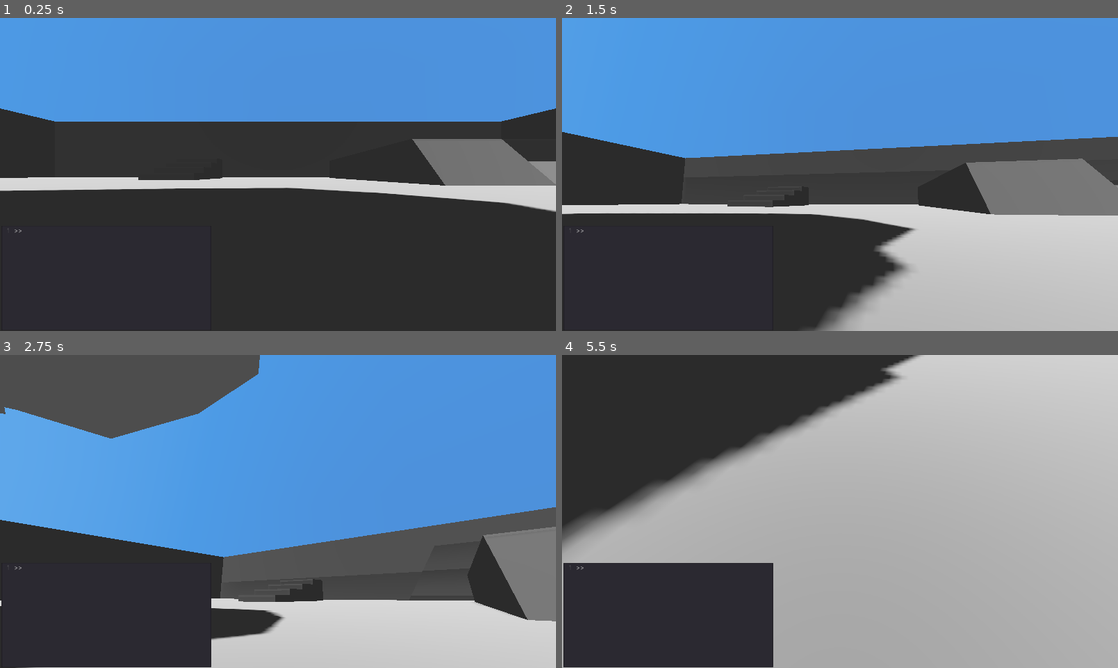
Above: before the commit, frames 1-4 (two rows, left to right).
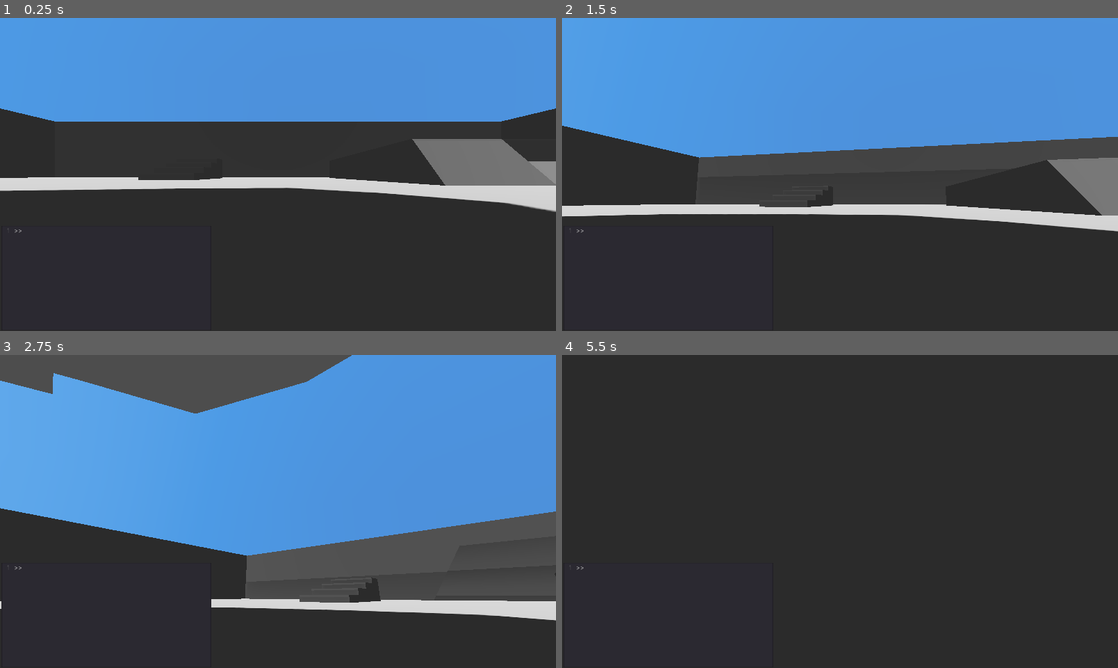
Above: after the commit, the same moments.

Repository: RudyFisher7/Terminal
Game: Godot game, scene res://Main.tscn
Same seed, same stepped clock (60 frames per second), same inputs: the game is played once before the commit and once after it.
Inputs (mouse positions are in pixels of both pictures, inside the frame that each line leads up to):
- Up to frame 1 (0.25 s): no input
- Up to frame 2 (1.5 s): move the mouse to (962, 158) at 0.52 s; hold D (move_right, bound only before the commit) 0.53-1.25 s; click (962, 158) at 0.67 s; drag from (728, 190) to (812, 237) at 1.27 s
- Up to frame 3 (2.75 s): move the mouse to (333, 442) at 2.02 s; hold D (move_right, bound only before the commit) from 2.03 s (still down)
- Up to frame 4 (5.5 s): release D (move_right, bound only before the commit) at 2.75 s; drag from (812, 574) to (673, 464) at 2.77 s; move the mouse to (1006, 558) at 3.52 s; hold A (move_left, bound only before the commit) 3.53-4.25 s; drag from (673, 464) to (756, 433) at 4.27 s; move the mouse to (867, 511) at 5.02 s; hold S (move_backward, bound only before the commit) from 5.03 s (still down); click (867, 511) at 5.17 s

The runs differ from the first frame. In frame 2, 20% of the frame differs, in the area x 0-100%, y 34-100%; in frame 3, 22%; in frame 4, 69%, in the area x 0-100%, y 0-100%.

Commit message:
Implemented the set time of day command. Modified DateTime to support AM PM flag. Implemented jumping and gravity. Discovered a but in the terminal.

Diff:
--- a/Cmd.gd
+++ b/Cmd.gd
@@ -7,12 +7,14 @@
 
 class_name Cmd
 
+
 enum ArgType {
 	NONE,
 	FLOAT,
 	INT,
 	STRING,
 }
+
 
 enum Error {
 	CMD_VALID,
@@ -25,12 +27,15 @@
 	NO_CMD_ENTERED,
 }
 
+
 const name_index : int = 0
+
 
 var name : String
 var subcmd : Cmd
 var num_args : Array
 var arg_type : int
+
 
 func _init(in_name : String, in_subcmd : Cmd = null,
 		   in_num_args : = [0],
--- a/CommandLibrary.gd
+++ b/CommandLibrary.gd
@@ -13,6 +13,12 @@
 }
 
 
+var _time_cmds : Dictionary = {
+	"am":Cmd.new("time", Cmd.new("am", null, [1, 2], Cmd.ArgType.INT)),
+	"pm":Cmd.new("time", Cmd.new("pm", null, [1, 2], Cmd.ArgType.INT)),
+}
+
+
 var _cmds : Dictionary = {
 	"help":Cmd.new("help"),
 	"ls":Cmd.new("ls"),
@@ -24,6 +30,7 @@
 	"mv":Cmd.new("mv"),
 	"sky":Cmd.new("sky"),
 	"sun":_sun_cmds,
+	"time":_time_cmds,
 }
 
 
@@ -44,6 +51,7 @@
 func get_all_cmd_names() -> Array:
 	var cmd_keys = _cmds.keys()
 	cmd_keys.append_array(_sun_cmds.keys())
+	cmd_keys.append_array(_time_cmds.keys())
 	return cmd_keys
 
 
@@ -53,6 +61,7 @@
 
 func get_all_subcmds() -> Array:
 	var cmd_keys = _sun_cmds.keys()
+	cmd_keys.append_array(_time_cmds.keys())
 	#cmd_keys.append_array(<other subcmd dictionary>.keys())
 	return cmd_keys
 
--- a/DateTime.gd
+++ b/DateTime.gd
@@ -10,6 +10,9 @@
 class_name DateTime
 
 
+enum Flag {AM, PM,}
+
+
 const SUN_ANGLE_AT_MIDNIGHT : int = 180
 const MINUTES_PER_DEGREE : float = 4.0
 const MINUTES_PER_HOUR : float = 60.0
@@ -20,6 +23,7 @@
 const MONTHS_PER_YEAR : int = 8
 
 
+var _flag : int = Flag.AM
 var _time_of_day_hrs : float
 var _year : int
 var _month: int
@@ -34,6 +38,10 @@
 	_year = in_year
 	_month = in_month
 	_day_of_month = in_day_of_month
+
+
+func flag() -> int:
+	return _flag
 
 
 func time_of_day_hours() -> float:
@@ -70,22 +78,23 @@
 # portion of this object. Also increments the calendar year accordingly.
 func set_time_of_day(sun_rotation_degrees : Vector3) -> void:
 	var minutes : int
-	var is_am : bool = false
-	if sun_rotation_degrees.x >= 0.0: # PM
+	if sun_rotation_degrees.x >= 0.0: # Negative angle values are AM
 		minutes = int(sun_rotation_degrees.x * MINUTES_PER_DEGREE)
 		_new_day_just_began = false
-	else: # AM
+		_flag = Flag.PM
+	else:
 		var dif : int = SUN_ANGLE_AT_MIDNIGHT + int(sun_rotation_degrees.x)
 		minutes = int(dif * MINUTES_PER_DEGREE)
-		is_am = true
+		_flag = Flag.AM
 	_time_of_day_hrs = minutes / MINUTES_PER_HOUR
 
 	if _time_of_day_hrs < 1.0:
 		_time_of_day_hrs += NOON_AND_MIDNIGHT
 
 	if !_new_day_just_began:
-		if is_am && (int(time_of_day_hours()) == FIRST_HOUR_OF_DAY):
+		if _flag == Flag.AM && (int(time_of_day_hours()) == FIRST_HOUR_OF_DAY):
 			_increment_day()
+
 
 func to_string() -> String:
 	var me : String = ""
@@ -93,29 +102,37 @@
 	var minutes_in_current_hour : int = (_time_of_day_hrs - tod_hrs_int) * MINUTES_PER_HOUR
 	me += String(tod_hrs_int) + ":"
 	me += String(minutes_in_current_hour)
+	me += Flag.keys()[_flag]
 	me += " -- " + String(_day_of_month) + " " + String(_month) + ", " + String(_year)
 	return me
 
 
-# TODO:
-func get_sun_rotation_degrees_x_from_time_of_day(hours : int, minutes : int) -> float:
+# Gets the rotation about the x axis the sun should be at the given time
+# as defined by the given hours, minutes in the current hour, and am/pm flag
+func get_sun_rotation_degrees_x_from_time_of_day(hours : int,
+												 minutes : int,
+												 flag : int) -> float:
+	hours = clamp(hours, 0, HOURS_PER_DAY / 2)
+	minutes = clamp(minutes, 0, MINUTES_PER_HOUR - 1.0)
+
 	var sun_rotation_degrees_x : float = 0.0
+	var cumulative_minutes : float = minutes + (hours * MINUTES_PER_HOUR)
 
-#	var minutes : int
-#	var is_am : bool = false
-#	if sun_rotation_degrees.x >= 0.0: # PM
-#		minutes = int(sun_rotation_degrees.x * MINUTES_PER_DEGREE)
-#		_new_day_just_began = false
-#	else: # AM
-#		var dif : int = SUN_ANGLE_AT_MIDNIGHT + int(sun_rotation_degrees.x)
-#		minutes = int(dif * MINUTES_PER_DEGREE)
-#		is_am = true
-#	_time_of_day_hrs = minutes / MINUTES_PER_HOUR
-#
-#	var minutes_in_current_hour : int = (_time_of_day_hrs - int(_time_of_day_hrs)) * MINUTES_PER_HOUR
-#
-#	if _time_of_day_hrs < 1.0:
-#		_time_of_day_hrs += NOON_AND_MIDNIGHT
+	_flag = flag
+	_time_of_day_hrs = cumulative_minutes / MINUTES_PER_HOUR
+
+	sun_rotation_degrees_x = cumulative_minutes / MINUTES_PER_DEGREE
+
+	if hours == NOON_AND_MIDNIGHT:
+		if _flag == Flag.PM:
+			_new_day_just_began = false
+			sun_rotation_degrees_x -= SUN_ANGLE_AT_MIDNIGHT
+	else:
+		if _flag == Flag.AM:
+			sun_rotation_degrees_x -= SUN_ANGLE_AT_MIDNIGHT
+
+	if _time_of_day_hrs < 1.0:
+		_time_of_day_hrs += NOON_AND_MIDNIGHT
 
 	return sun_rotation_degrees_x
 
--- a/Player.gd
+++ b/Player.gd
@@ -14,7 +14,7 @@
 const cam_sensitivity_divisor_touch : float = 256.0
 const cam_sensitivity_divisor : float = 32.0
 const speed : int = 8
-const jump_speed : float = GlobalProperties.gravity * 2.0
+const jump_speed : float = GlobalProperties.gravity * 0.2
 
 
 var fall_speed : float = 0.0
@@ -33,18 +33,17 @@
 	var velocity : = Input.get_vector("move_left", "move_right", "move_forward", "move_backward")
 	var camera_velocity : = Input.get_vector("look_right", "look_left", "look_down", "look_up")
 
-	fall_speed -= GlobalProperties.gravity * 0.1
-
-	print(is_on_floor())
-	if is_on_floor():
-		pass #fall_speed = 0.0
+	fall_speed -= GlobalProperties.gravity * 0.01
 
 	# Move the player character
 	var movement : = Vector3(velocity.x, fall_speed, velocity.y) * speed
 	movement = transform.basis.xform(movement)
 	movement = move_and_slide(movement, Vector3.UP)
 
-	print(movement)
+	if is_on_floor():
+		fall_speed = 0.0
+		if Input.is_action_pressed("jump"):
+			fall_speed = jump_speed
 
 	# Rotate the FPS player camera
 	var camera_motion : = camera_velocity / cam_sensitivity_divisor
@@ -57,7 +56,3 @@
 		x_pivot.rotate_x(event.relative.y / cam_sensitivity_divisor_touch)
 		rotate_y(event.relative.x / cam_sensitivity_divisor_touch)
 		get_tree().set_input_as_handled()
-	if event is InputEventJoypadButton:
-		if event.is_action_pressed("jump"):
-			if is_on_floor():
-				fall_speed = jump_speed
--- a/Sun.gd
+++ b/Sun.gd
@@ -25,6 +25,10 @@
 	var method : String = "_on_WorldManager_sun_changed"
 	WorldManager.connect(sig, self, method)
 
+	sig = "time_changed"
+	method = "_on_WorldManager_time_changed"
+	WorldManager.connect(sig, self, method)
+
 
 func _process(delta) -> void:
 	pivot.rotate_x(deg2rad(angular_speed_deg) * delta)
@@ -32,7 +36,8 @@
 
 	if !previous_time_of_day.equals(time_of_day):
 		previous_time_of_day.copy_other(time_of_day)
-		#print(time_of_day.to_string())
+		print(time_of_day.to_string())
+		print(rad2deg(pivot.rotation.x))
 
 
 func _on_WorldManager_sun_changed(cmd) -> void:
@@ -43,6 +48,14 @@
 			_set_sun_position(float(cmd[2]), float(cmd[3]))
 		"brightness":
 			_set_sun_brightness(float(cmd[2]))
+
+
+func _on_WorldManager_time_changed(cmd : PoolStringArray) -> void:
+	var arg_2 : String = "0"
+	if cmd.size() >= 4:
+		arg_2 = cmd[3]
+
+	_set_time_of_day(cmd[1], int(cmd[2]), int(arg_2))
 
 
 func _set_speed(speed : float) -> void:
@@ -58,6 +71,9 @@
 
 
 # TODO:
-func _set_time_of_day(hours : int, minutes : int) -> void:
+func _set_time_of_day(am_pm : String, hours : int, minutes : int) -> void:
 	#TODO: time of day set time from hours and minutes
-	var deg_x : float = time_of_day.get_sun_rotation_degrees_x_from_time_of_day(hours, minutes)
+	var flag : int = DateTime.Flag.get(am_pm.to_upper())
+	var deg_x : float = time_of_day.get_sun_rotation_degrees_x_from_time_of_day(hours, minutes, flag)
+	pivot.rotation.x = deg2rad(deg_x)
+	print(time_of_day.to_string())
--- a/Terminal.gd
+++ b/Terminal.gd
@@ -32,6 +32,8 @@
 	_connect_cmd_signal_to_world_manager()
 	_add_cmds_to_keywords()
 	terminal.text += prompt
+	terminal.cursor_set_block_mode(true)
+	terminal.cursor_set_blink_enabled(false)
 
 
 # Connects the signals this terminal Node emits to the necessary
@@ -118,6 +120,7 @@
 	var line_count : int = terminal.get_line_count()
 	var line : String = terminal.get_line(line_count - 1)
 	var revised_line : String = line
+	#TODO: Adjust for pressing enter while cursor is not at end of cmd
 	if !terminal.text.ends_with(cmd_execute):
 		if !line.begins_with(prompt):
 			var arrow : String = ">"
--- a/WorldManager.gd
+++ b/WorldManager.gd
@@ -8,6 +8,7 @@
 #####################################################################
 
 signal sun_changed(cmd)
+signal time_changed(cmd)
 
 
 # Called when the node enters the scene tree for the first time.
@@ -24,3 +25,5 @@
 	match parsed_cmd[0]:
 		"sun":
 			emit_signal("sun_changed", parsed_cmd)
+		"time":
+			emit_signal("time_changed", parsed_cmd)
--- a/project.godot
+++ b/project.godot
@@ -54,25 +54,21 @@
 move_forward={
 "deadzone": 0.5,
 "events": [ Object(InputEventJoypadMotion,"resource_local_to_scene":false,"resource_name":"","device":-1,"axis":1,"axis_value":-1.0,"script":null)
-, Object(InputEventKey,"resource_local_to_scene":false,"resource_name":"","device":0,"alt":false,"shift":false,"control":false,"meta":false,"command":false,"pressed":false,"scancode":0,"physical_scancode":87,"unicode":0,"echo":false,"script":null)
  ]
 }
 move_backward={
 "deadzone": 0.5,
 "events": [ Object(InputEventJoypadMotion,"resource_local_to_scene":false,"resource_name":"","device":-1,"axis":1,"axis_value":1.0,"script":null)
-, Object(InputEventKey,"resource_local_to_scene":false,"resource_name":"","device":0,"alt":false,"shift":false,"control":false,"meta":false,"command":false,"pressed":false,"scancode":0,"physical_scancode":83,"unicode":0,"echo":false,"script":null)
  ]
 }
 move_left={
 "deadzone": 0.5,
 "events": [ Object(InputEventJoypadMotion,"resource_local_to_scene":false,"resource_name":"","device":-1,"axis":0,"axis_value":-1.0,"script":null)
-, Object(InputEventKey,"resource_local_to_scene":false,"resource_name":"","device":0,"alt":false,"shift":false,"control":false,"meta":false,"command":false,"pressed":false,"scancode":0,"physical_scancode":65,"unicode":0,"echo":false,"script":null)
  ]
 }
 move_right={
 "deadzone": 0.5,
 "events": [ Object(InputEventJoypadMotion,"resource_local_to_scene":false,"resource_name":"","device":-1,"axis":0,"axis_value":1.0,"script":null)
-, Object(InputEventKey,"resource_local_to_scene":false,"resource_name":"","device":0,"alt":false,"shift":false,"control":false,"meta":false,"command":false,"pressed":false,"scancode":0,"physical_scancode":68,"unicode":0,"echo":false,"script":null)
  ]
 }
 look_down={
Not shown, added: sunangletotimeofday.txt
